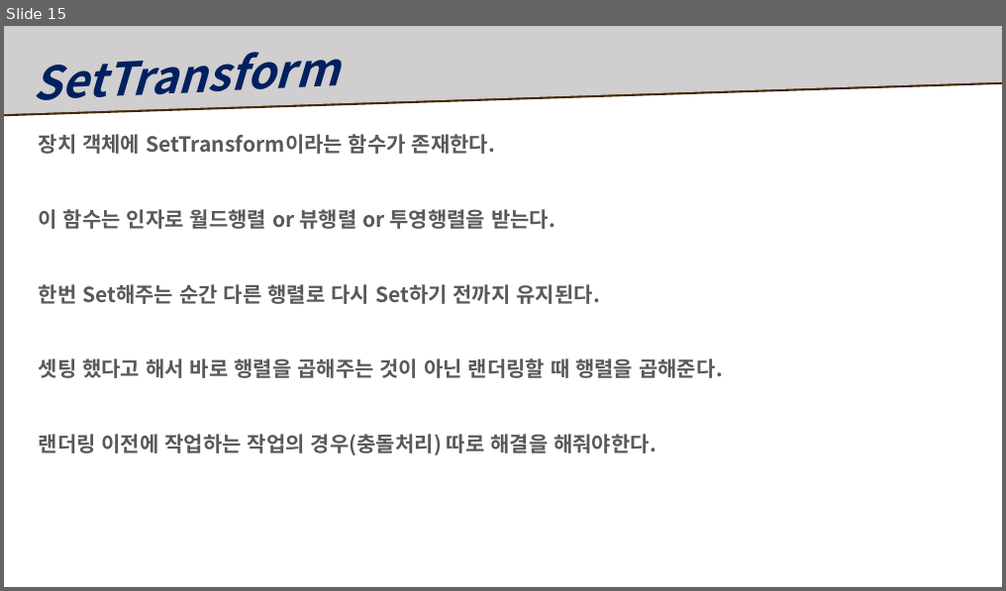
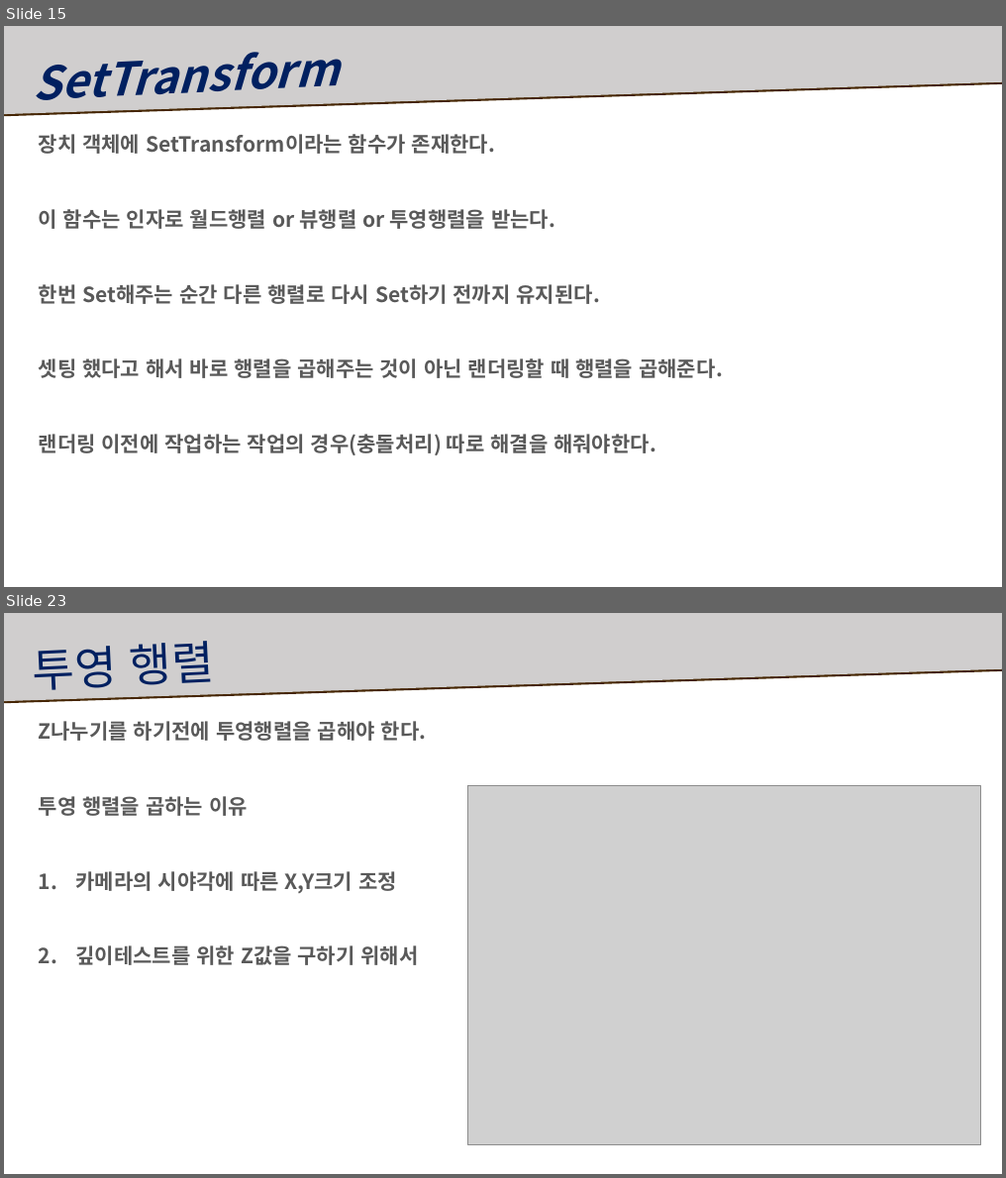
Before and after one commit to Ahnhyunsoo/Study, a slide deck: 5Month/복습자료/수업 복습.pptx. Shown one above the other, each under a label of ours: slide 15 before the commit, slides 15 and 23 after it; the slides between them are not shown. The pictures are 1006x591 and 1006x1178 pixels, drawn with LibreOffice and Linux fonts; fonts in the diff are those of the drawing; grey boxes stand for pictures. Boxes give left, top, right and bottom in pixels: in the first picture for what was removed or moved away, otherwise in the second. Text is boxed around its words. In the diff, an @@ line names an element or a change of style, - is before the commit and + after.

```diff
--- a/5Month/복습자료/수업 복습.pptx
+++ b/5Month/복습자료/수업 복습.pptx
@@ slide 23 added at box(4, 613, 1002, 1174), background #FFFFFF @@
@@ freeform shape added at box(4, 613, 1002, 701), fill #D0CECE @@
@@ text added at box(34, 641, 214, 699), 44 pt, text #002060 @@
+투영 행렬
@@ text added at box(39, 721, 427, 965), 20 pt, text #595959, bold @@
+Z나누기를 하기전에 투영행렬을 곱해야 한다.
+투영 행렬을 곱하는 이유
+1. 카메라의 시야각에 따른 X,Y크기 조정
+2. 깊이테스트를 위한 Z값을 구하기 위해서
@@ picture added at box(468, 786, 982, 1146) @@
```
Also in this commit, not shown: 4 slides changed, 17 other slides added, 1 slide removed, 3 other files.
